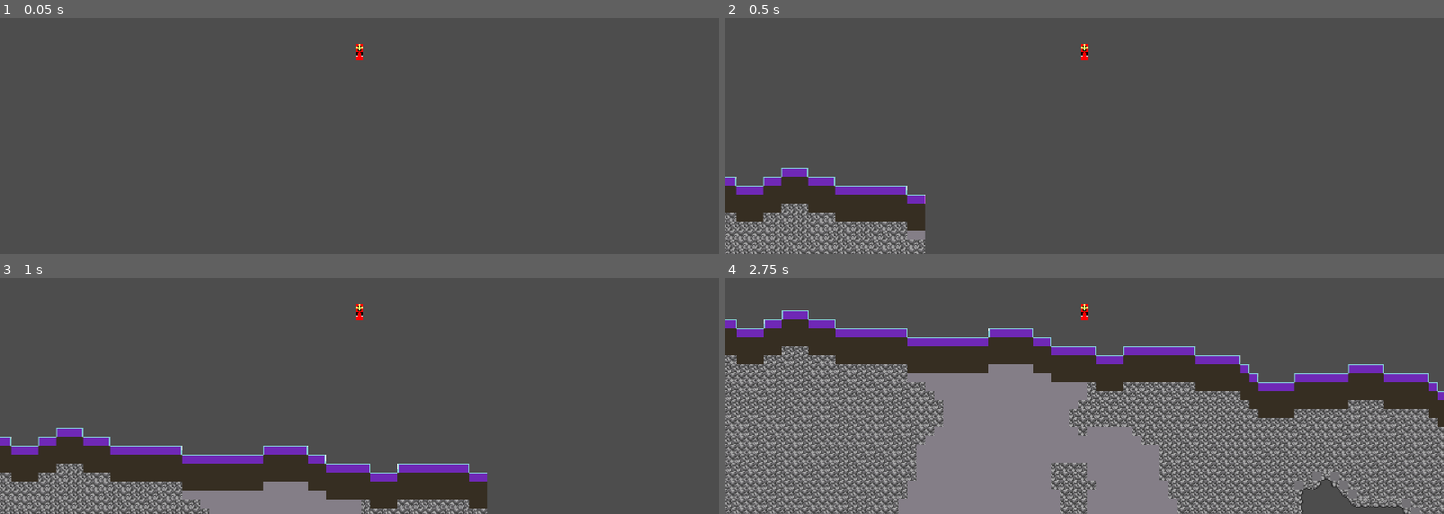
Above: before the commit, frames 1-4 (two rows, left to right).
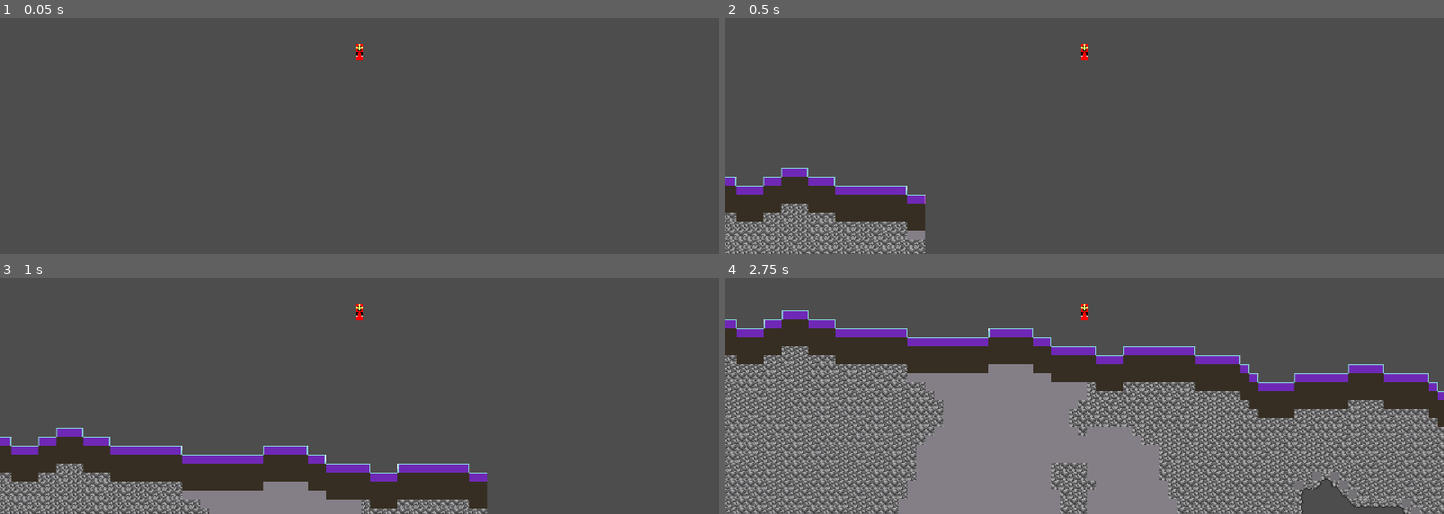
Above: after the commit, the same moments.

Repository: snuggyizme/terraria2
Game: Godot game, scene res://scenes/world.tscn
Same seed, same stepped clock (60 frames per second), same inputs: the game is played once before the commit and once after it.
Inputs:
- Up to frame 1 (0.05 s): no input
- Up to frame 2 (0.5 s): no input
- Up to frame 3 (1 s): tap A (a) at 0.6 s; tap D (d) at 0.8 s
- Up to frame 4 (2.75 s): tap D (d) at 1.35 s; tap W (w) at 1.55 s; tap Enter at 2 s; hold W (w) from 2.03 s (still down); tap A (a) at 2.3 s

Frame 1 is identical in both runs. In frame 2, less than 0.1% of the frame differs, in the area x 0-27%, y 79-100%; in frame 3, less than 0.1%; in frame 4, 0.9%, in the area x 0-100%, y 29-99%.

Commit message:
I feel sick

Diff:
--- a/scenes/playerCharacter.tscn
+++ b/scenes/playerCharacter.tscn
@@ -8,12 +8,13 @@
 
 [node name="PlayerCharacter" type="CharacterBody2D" unique_id=1026959804]
 script = ExtResource("1_2jmuu")
-baseSpeed = 300.0
+baseSpeed = 160.0
 baseJump = 300.0
 baseGravity = 600.0
 baseAccel = 160.0
 baseFriction = 5.0
 startThreshold = 8.0
+stepHeight = 10.0
 
 [node name="Sprite2D" type="Sprite2D" parent="." unique_id=492464172]
 texture = ExtResource("2_qn7b7")
--- a/scenes/world.tscn
+++ b/scenes/world.tscn
@@ -14,6 +14,7 @@
 [node name="PlayerCharacter" parent="." unique_id=1026959804 instance=ExtResource("2_4wyf3")]
 position = Vector2(-242, 121)
 startThreshold = 2.0
+stepHeight = 5.0
 
 [node name="Camera2D" type="Camera2D" parent="PlayerCharacter" unique_id=799073620]
 zoom = Vector2(3, 3)
--- a/scripts/chunk.gd
+++ b/scripts/chunk.gd
@@ -114,16 +114,24 @@
 
 			counter += 1
 
-	terrainCells.resize(terrainCellsSize)
+	terrainCells.resize(terrainCellsSize) # I don't know if I need this or not # FUCK I DO I DO I DO
+	#                                                                                 ^^^^^^^^^^^^^^
+	#                                                                                  Me when wife
 
 	terrainMaskTime = Time.get_ticks_msec() - startTime - genTime- awaitTime  #
 	finishedTerrainMask.emit(frameCount) #
+
+
+
 
 	tileMap.set_cells_terrain_connect(
 		terrainCells,
 		0,
 		0,
 	)
+
+
+
 
 	setCellsTerrainConnectTime = Time.get_ticks_msec() - startTime - genTime - awaitTime - terrainMaskTime #
 	finishedSetCellsTerrainConnect.emit() #
--- a/scripts/f3.gd
+++ b/scripts/f3.gd
@@ -7,6 +7,7 @@
 var chunkTimes: Array[Dictionary] = []
 var avgChunkTimes: Dictionary
 var latestFrameCount
+var tweens: Array[Tween] = [null, null, null, null]
 
 func _ready() -> void:
 	chunkController.chunkCreated.connect(_onChunkCreated)
@@ -31,9 +32,11 @@
 	text += "Physics time: " + str(Performance.get_monitor(Performance.TIME_PHYSICS_PROCESS) * 1000.0) + "\n"
 
 	# Avg Chunk Times
+	var frameCounter: String = " (Latest frame count: " + latestFrameCount + ")\n" if Global.DO_EVIL_TILES_PER_FRAME else "\n"
+
 	text += "Avg chunk times:" + "\n"
 	text += "   1. Generate: " + avgChunkTimes[&"genTime"] + "\n"
-	text += "   2. Terrain Mask: " + avgChunkTimes[&"terrainMaskTime"] + " (Latest frame count: " + latestFrameCount + ")\n"
+	text += "   2. Terrain Mask: " + avgChunkTimes[&"terrainMaskTime"] + frameCounter
 	text += "   3. Set Cells Terrain Connect: " + avgChunkTimes.setCellsTerrainConnectTime + "\n" # This works, woah.
 	text += "   4. Tile: " + avgChunkTimes.tileTime + "\n"
 
@@ -65,11 +68,15 @@
 	var tick: Sprite2D = ticks[i]
 	tick.visible = true
 	tick.modulate.a = 1.0
-	var tween = create_tween()
-	tween.tween_property(
+
+	if tweens[i] != null:
+		tweens[i].kill()
+
+	tweens[i] = create_tween()
+	tweens[i].tween_property(
 		tick, "modulate:a", 0.0, 0.7,
 	)
-	tween.tween_callback(
+	tweens[i].tween_callback(
 		tick.hide
 	)
 
--- a/scripts/playerCharacter.gd
+++ b/scripts/playerCharacter.gd
@@ -6,6 +6,7 @@
 @export var baseAccel: float
 @export var baseFriction: float
 @export var startThreshold: float
+@export var stepHeight: float
 
 var startTimer: float = 0.0
 
@@ -30,4 +31,5 @@
 	else:
 		velocity.x = move_toward(velocity.x, 0, baseFriction)
 
+	# ~move and slide~
 	move_and_slide()
Binary file changed: assets/sprites/tiles/dirt.aseprite
Binary file changed: assets/sprites/tiles/dirt.png
Binary file changed: assets/sprites/tiles/stone.aseprite
Binary file changed: assets/sprites/tiles/stone.png
